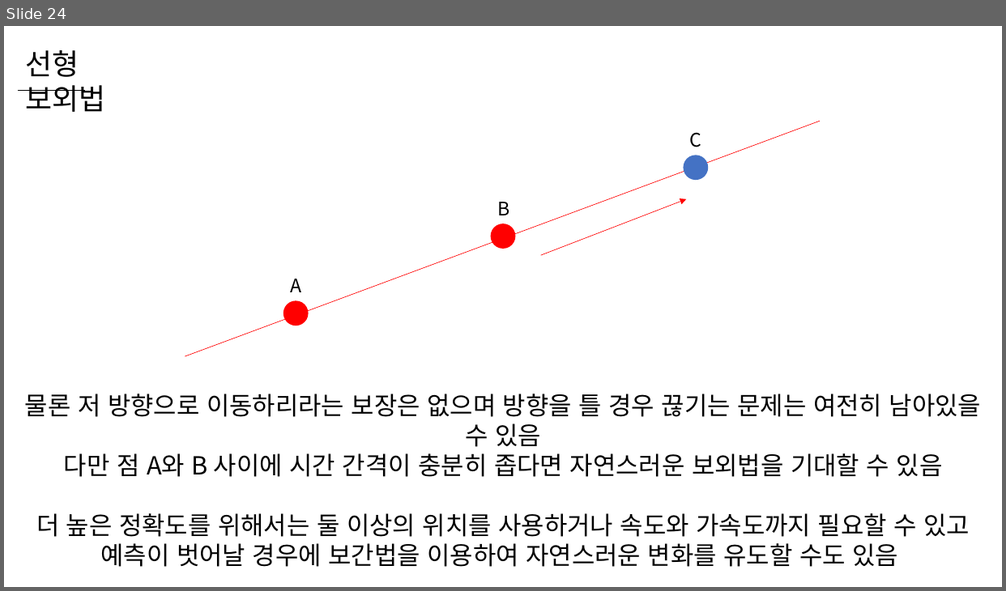
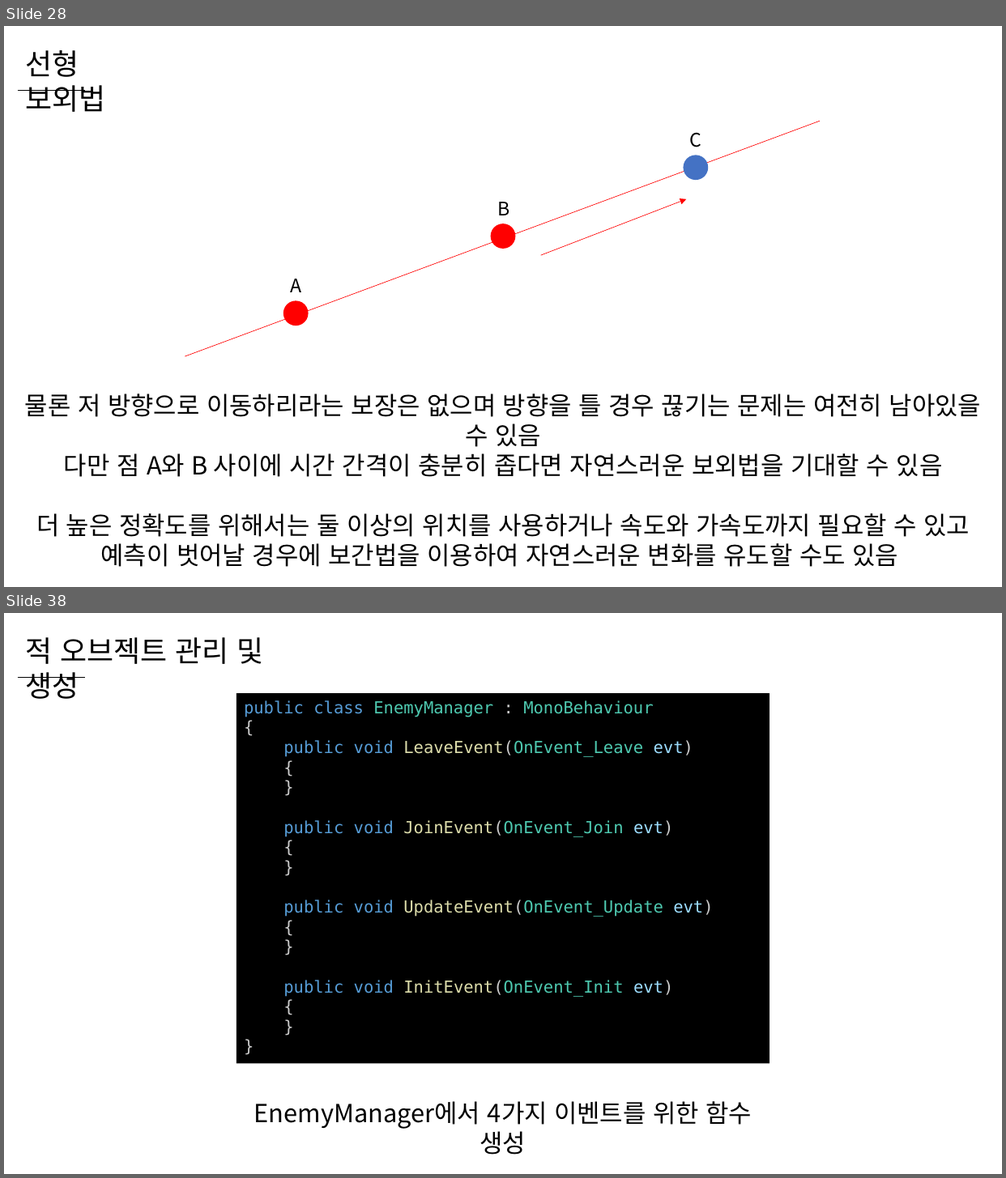
Before and after one commit to WooLyung/2023-Unity-Lecture, a slide deck: Day 3.pptx. Shown one above the other, each under a label of ours: slide 24 before the commit, slides 28 and 38 after it; the slides between them are not shown. The pictures are 1006x591 and 1006x1178 pixels, drawn with LibreOffice and Linux fonts; fonts in the diff are those of the drawing. Boxes give left, top, right and bottom in pixels: in the first picture for what was removed or moved away, otherwise in the second. Text is boxed around its words. In the diff, an @@ line names an element or a change of style, - is before the commit and + after.

Commit message:
3주차 프로젝트 및 ppt 완성

```diff
--- a/Day 3.pptx
+++ b/Day 3.pptx
@@ slide 38 added at (x1=4, y1=613, x2=1002, y2=1174), background #FFFFFF @@
@@ text added at (x1=25, y1=637, x2=264, y2=699), 28 pt, text #000000 @@
+적 오브젝트 관리 및 생성
@@ line added from (19, 677) to (85, 677), #000000 0.5 pt @@
@@ rectangle added at (x1=236, y1=693, x2=769, y2=1063), fill #000000, 16 pt, text #4EC9B0 @@
+public class EnemyManager : MonoBehaviour
+{
+public void LeaveEvent(OnEvent_Leave evt)
+{
+}
+public void JoinEvent(OnEvent_Join evt)
+{
+}
+public void UpdateEvent(OnEvent_Update evt)
+{
+}
+public void InitEvent(OnEvent_Init evt)
+{
+}
+}
@@ text added at (x1=254, y1=1101, x2=752, y2=1155), 24 pt, text #000000 @@
+EnemyManager에서 4가지 이벤트를 위한 함수 생성
@@ what was slide 24 is now slide 28 @@
```
Also in this commit, not shown: 3 slides changed, 29 other slides added, 10 other files.
